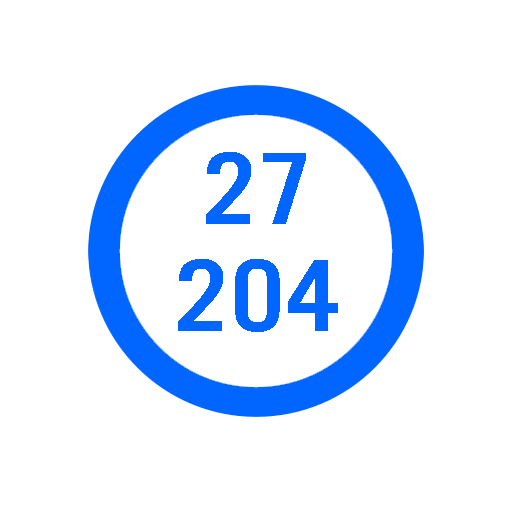
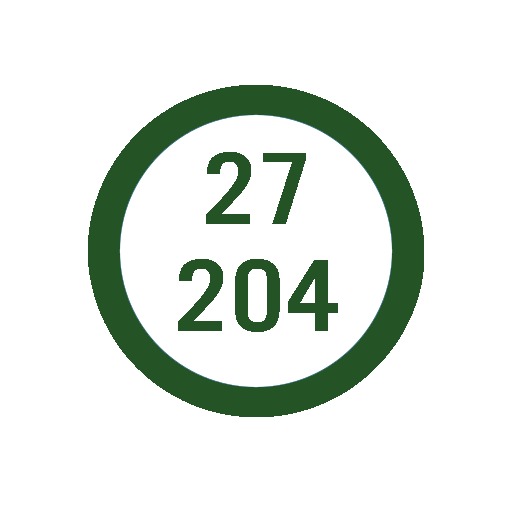
Layers edited between the first and the second 512 x 512 image:
painted on "27 204" over [178, 152, 338, 332]
painted on "Layer 1" over [88, 85, 424, 417]
